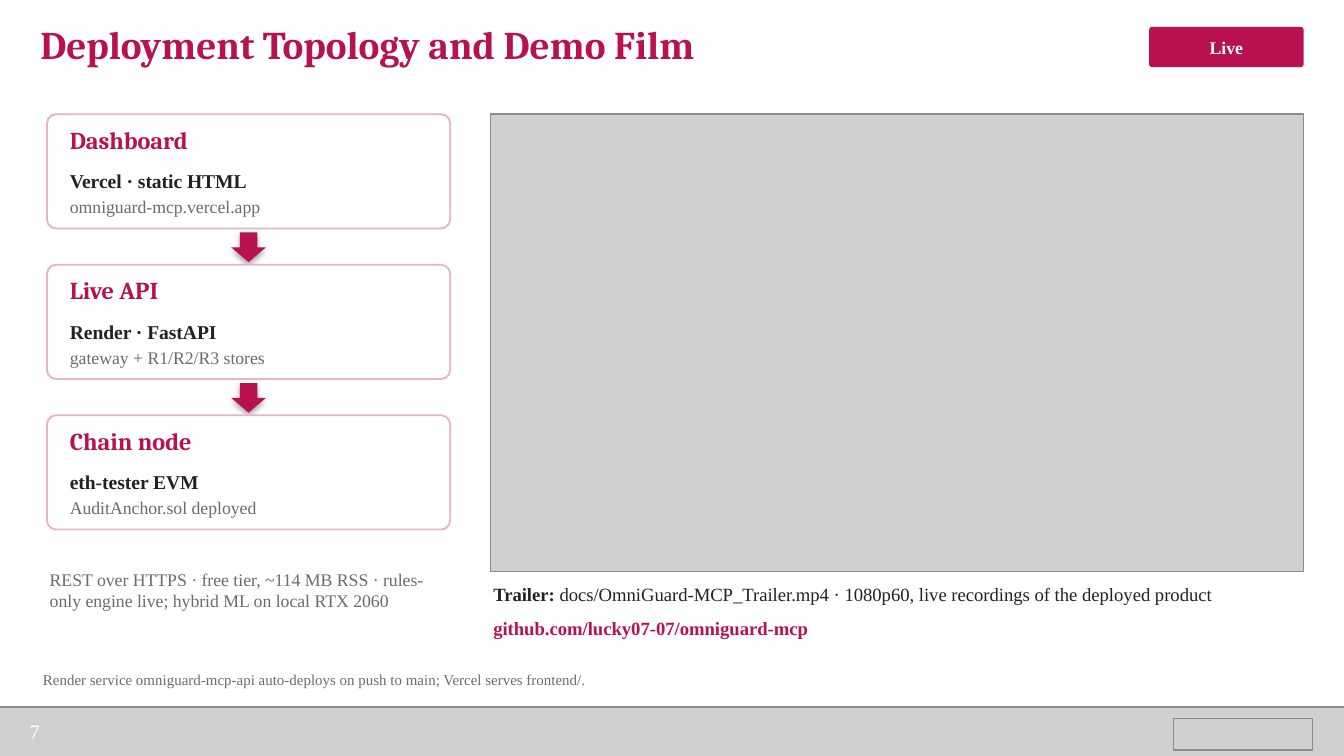
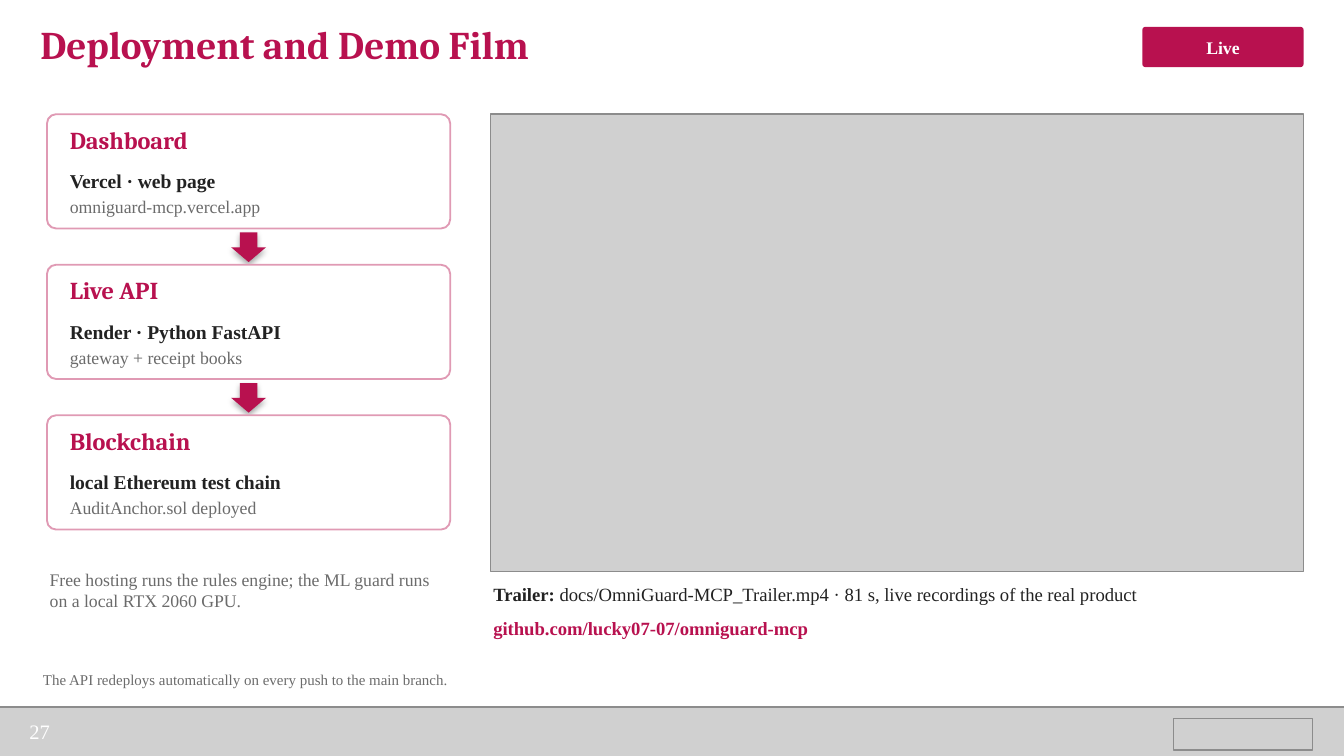
Before and after one commit to lucky07-07/omniguard-mcp, a slide deck: slide 27 of docs/OmniGuard-MCP_Final_Presentation.pptx (slide 7 before the commit). Drawn at 1344x756 pixels with LibreOffice and Linux fonts; fonts in the diff are those of the drawing; grey boxes stand for pictures; background and template pictures are left out. Boxes give left, top, right and bottom in pixels: in the first picture for what was removed or moved away, otherwise in the second. Text is boxed around its words. In the diff, an @@ line names an element or a change of style, - is before the commit and + after.

Commit message:
docs: expand the final deck with plain-language explainers and full metrics
Adds slides on the overall workflow, a worked decision example, deterministic rules,
the AuditAnchor smart contract and Solidity, the datasets used, metric definitions,
per-dataset Accuracy / Precision / Recall / F1 / Macro-F1 / Weighted-F1 / MCC, a
comparison with existing detectors re-run on the same rows, the ablation scored as
classification, and a limitations slide. Charts are native PowerPoint charts.

```diff
--- a/docs/OmniGuard-MCP_Final_Presentation.pptx
+++ b/docs/OmniGuard-MCP_Final_Presentation.pptx
@@ rounded rectangle "Live": place and size @@
-rounded rectangle "Live" at <box>1149,27,1304,67</box>
+rounded rectangle "Live" at <box>1142,27,1304,67</box>
@@ text at <box>40,31,529,68</box>: text changed @@
-Deployment Topology and Demo Film
+Deployment and Demo Film
@@ text at <box>70,174,215,193</box>: text changed @@
-Vercel · static HTML
+Vercel · web page
@@ text at <box>70,325,281,343</box>: text changed @@
-Render · FastAPI
+Render · Python FastAPI
@@ text at <box>70,351,242,368</box>: text changed @@
-gateway + R1/R2/R3 stores
+gateway + receipt books
@@ outline #E3B5C6 1 pt to #E09AB4 1 pt in 3 elements at <box>47,114,450,228</box>, <box>47,265,450,379</box>, <box>47,415,450,530</box> @@
@@ text at <box>70,433,191,450</box>: text changed @@
-Chain node
+Blockchain
@@ text at <box>70,475,280,490</box>: text changed @@
-eth-tester EVM
+local Ethereum test chain
@@ text at <box>50,573,429,607</box>: text changed @@
-REST over HTTPS · free tier, ~114 MB RSS · rules-only engine live; hybrid ML on local RTX 2060
+Free hosting runs the rules engine; the ML guard runs on a local RTX 2060 GPU.
@@ text at <box>493,588,1137,605</box>: text changed @@
-Trailer: docs/OmniGuard-MCP_Trailer.mp4 · 1080p60, live recordings of the deployed product
+Trailer: docs/OmniGuard-MCP_Trailer.mp4 · 81 s, live recordings of the real product
@@ text at <box>43,674,447,688</box>: text changed @@
-Render service omniguard-mcp-api auto-deploys on push to main; Vercel serves frontend/.
+The API redeploys automatically on every push to the main branch.
@@ text at <box>29,726,50,739</box>: text changed @@
-7
+27
```
Also in this commit, not shown: 9 other slides changed, 18 slides added, 1 slide removed, 1 other file.
